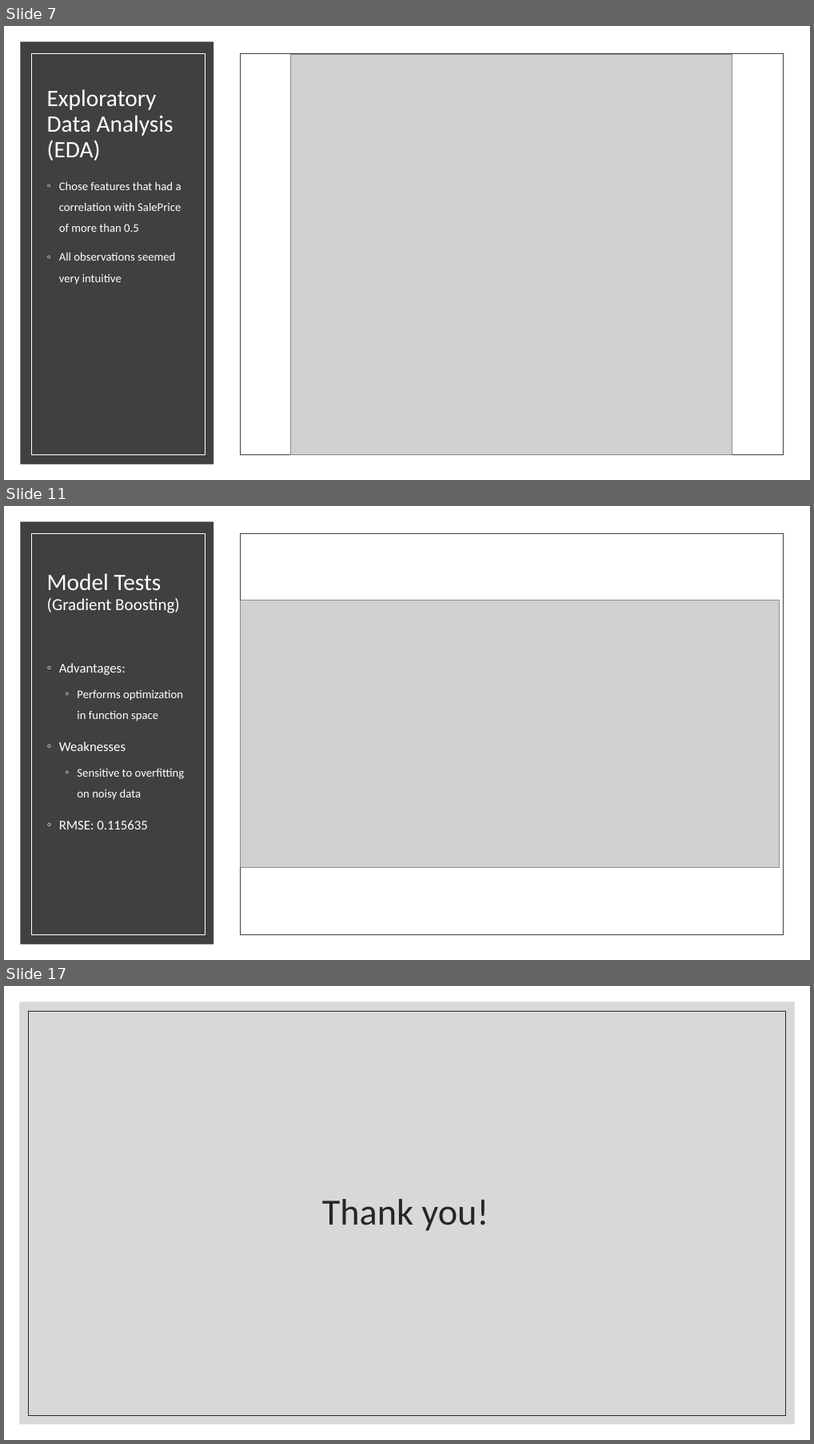
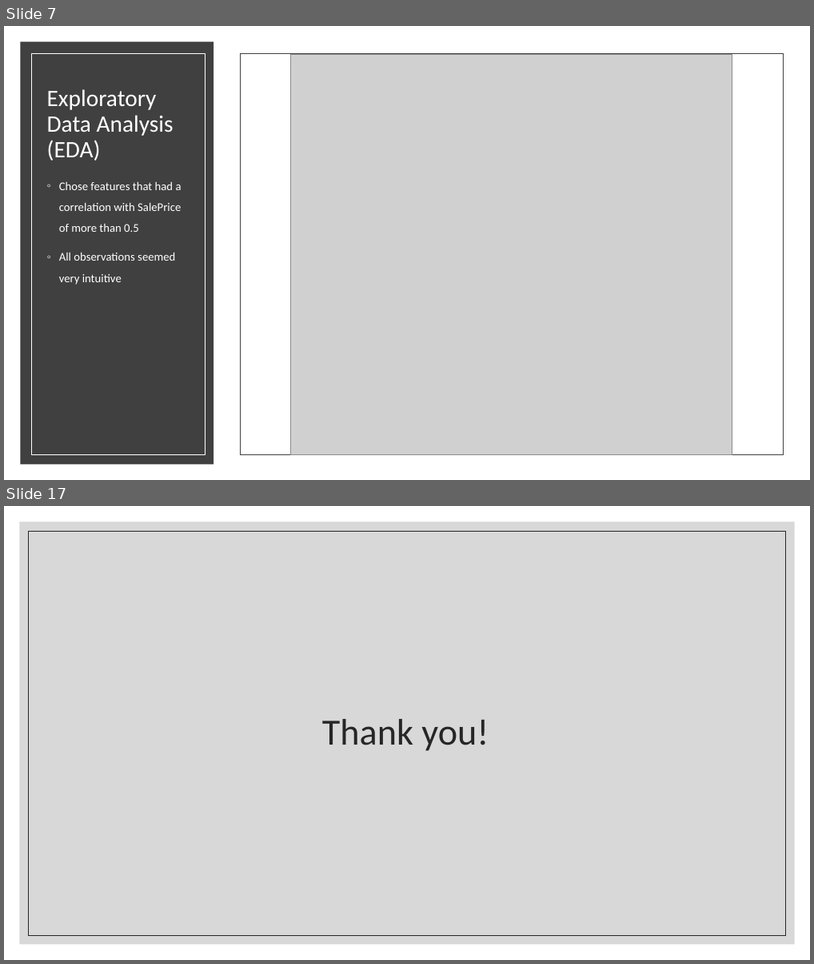
Before and after one commit to WilliamJHan/AmesHousePriceML, a slide deck: Ames House Price Prediction.pptx. Shown one above the other, each under a label of ours: slides 7, 11 and 17 before the commit, slides 7 and 17 after it; the slides between them are not shown. The pictures are 814x1444 and 814x964 pixels, drawn with LibreOffice and Linux fonts; fonts in the diff are those of the drawing; grey boxes stand for pictures. Boxes give left, top, right and bottom in pixels: in the first picture for what was removed or moved away, otherwise in the second. Text is boxed around its words. In the diff, an @@ line names an element or a change of style, - is before the commit and + after.

```diff
--- a/Ames House Price Prediction.pptx
+++ b/Ames House Price Prediction.pptx
@@ slide 11 removed at [4, 506, 810, 960], background #000000 @@
@@ rectangle removed at [4, 506, 810, 960] @@
@@ rectangle removed at [20, 522, 214, 944] @@
@@ rectangle removed at [32, 533, 205, 934] @@
@@ rectangle removed at [240, 533, 783, 934] @@
@@ title removed at [47, 573, 180, 613] @@
-Model Tests
-(Gradient Boosting)
@@ picture removed at [240, 600, 779, 868] @@
@@ text removed at [59, 663, 185, 829] @@
-◦ Advantages:
-  ◦ Performs optimization in function space
-◦ Weaknesses
-  ◦ Sensitive to overfitting on noisy data
-◦ RMSE: 0.115635
```
Also in this commit, not shown: 6 slides changed, 4 slides added, 3 other slides removed, 19 other files.
